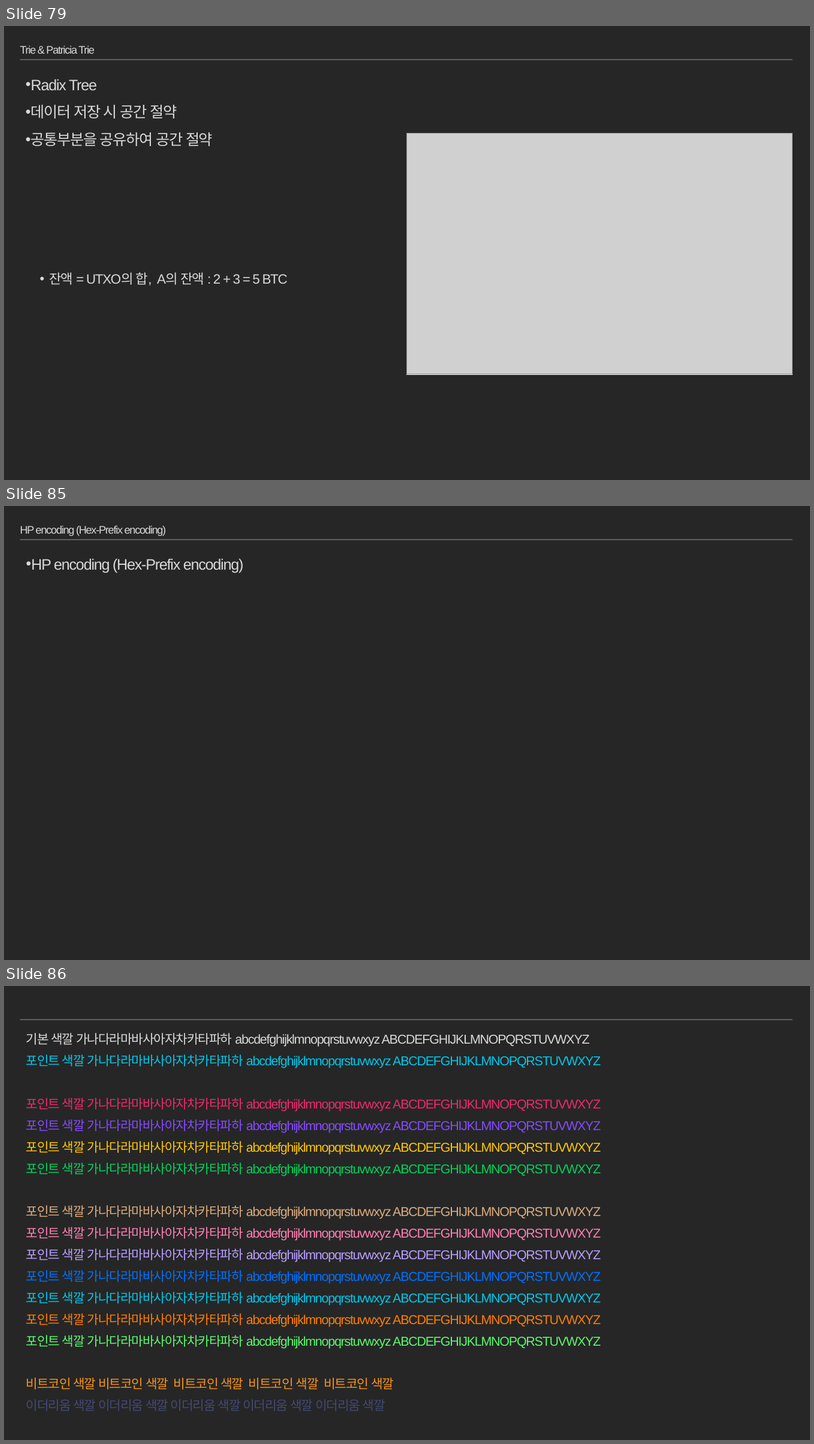
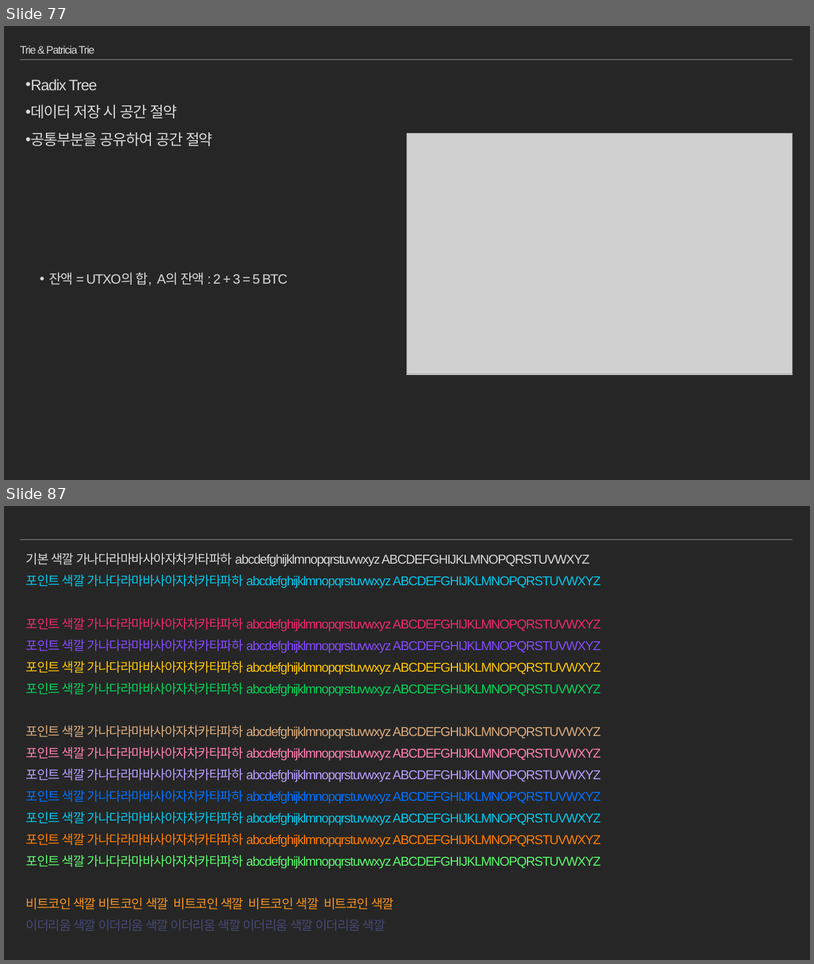
Before and after one commit to moss0801/blockchain-doc, a slide deck: General/Blockchain Part2.pptx. Shown one above the other, each under a label of ours: slides 79, 85 and 86 before the commit, slides 77 and 87 after it; the slides between them are not shown. The pictures are 814x1444 and 814x964 pixels, drawn with LibreOffice and Linux fonts; fonts in the diff are those of the drawing; grey boxes stand for pictures. Boxes give left, top, right and bottom in pixels: in the first picture for what was removed or moved away, otherwise in the second. Text is boxed around its words. In the diff, an @@ line names an element or a change of style, - is before the commit and + after.

```diff
--- a/General/Blockchain Part2.pptx
+++ b/General/Blockchain Part2.pptx
@@ slide 85 removed at [4, 506, 810, 960], background #262626; not listed: 1 template element that a slide beside it also shows @@
@@ title removed at [20, 526, 167, 536] @@
-HP encoding (Hex-Prefix encoding)
@@ text removed at [26, 558, 244, 573] @@
-• HP encoding (Hex-Prefix encoding)
@@ what was slide 79 is now slide 77 @@
@@ what was slide 86 is now slide 87 @@
```
Also in this commit, not shown: 6 slides changed, 8 slides added, 6 other slides removed, 1 other file.
